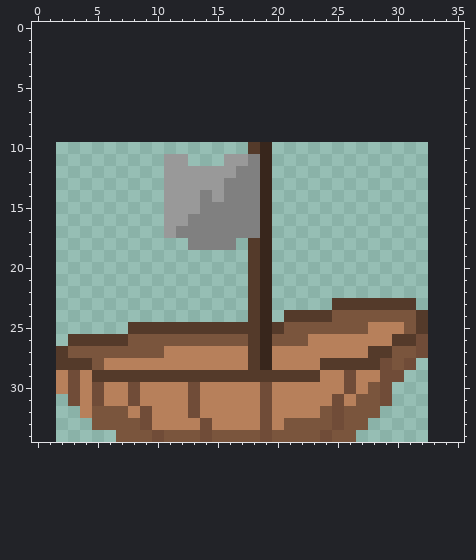
Two states of a pixel-art sprite, core/assets/ship.png. Above: the version before the commit.
The file is 31x25 pixels. Colours within 5 levels of each other are drawn and written as one. The old version is drawn lined up with the new one, on the new canvas.
Once edited:
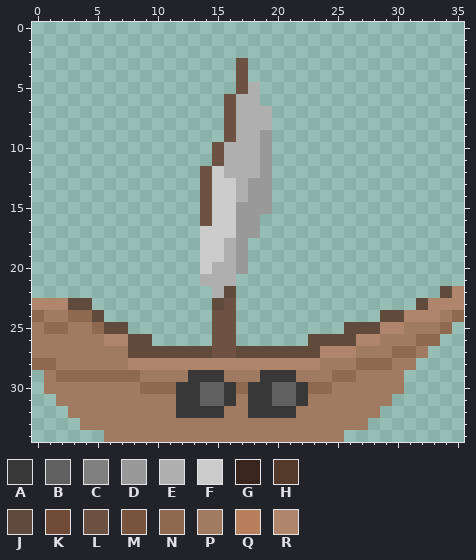
Palette (. is transparent): A #383838  B #606060  C #808080  D #999999  E #afafaf  F #cccccc  G #38261c  H #543a2a  J #604a3b  K #704c38  L #6d5142  M #7a553d  N #8e684f  P #a07b61  Q #b7805b  R #af866b
The edit:
canvas 31x25 -> 36x35, the old top-left corner now at 2,10
Changed rows in their new state; - is an unchanged pixel.
first column x 0:
 3 -----------------L------------------
 4 -----------------L------------------
 5 -----------------LE-----------------
 6 ----------------LEE-----------------
 7 ----------------LEEE----------------
 8 ----------------LEEE----------------
 9 ----------------LEED----------------
10 ---------------LEEED----------------
11 -----------..--LEEED----------------
12 -----------...LFEEED----------------
13 -----------...LFFEDD----------------
14 -----------...LFFEDD----------------
15 -----------...LFFDDD----------------
16 -----------...LFFDD.----------------
17 -----------...FFFDD.----------------
18 -------------.FFED..----------------
19 --------------FFED..----------------
20 --------------FEED..----------------
21 --------------EEE-..----------------
22 ---------------EJ-..--------------JR
23 RRRJJ----------JL-..-----.......JRRR
24 NPPNNJ---------LL-..-........JJRRRPN
25 PNNPPNJJ.......LL.........JJJRRPPPN-
26 PPPPPPRRJJ.....LL......JJJJRRPPPNN--
27 PPPPPPPPJJJJJJJLLJJJJJJJRRRPPPNNP---
28 NNPPPPPPRRRRRRRRRRRRRRRRPPPNNNPP----
29 -PNNNNNNNPPPPAAAPPPAAAPPPNNPPPP-----
30 -PPPPPPPPNNNAABBANAABBANNPPPPPP-----
31 --PPPPPPPPPPAABBAPAABBAPPPPPPP------
32 ---PPPPPPPPPAAAAPPAAAAPPPPPPP-------
33 ----PPPPPPPPPPPPPPPPPPPPPPPP--------
34 ------PPPPPPPPPPPPPPPPPPPP.---------
